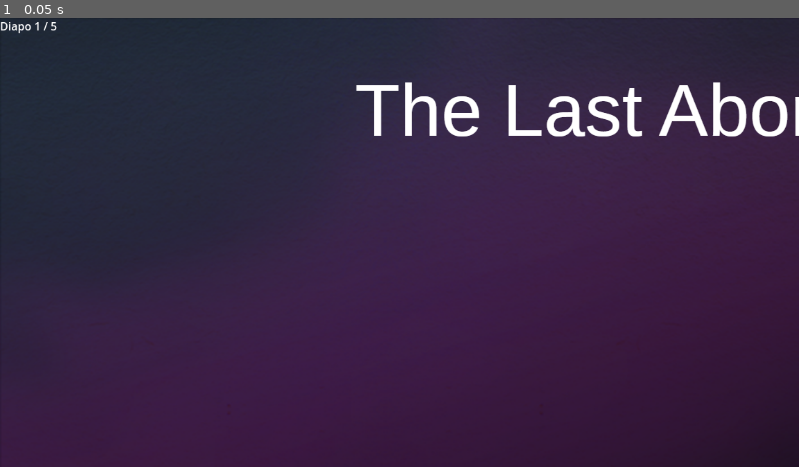
Above: before the commit, frame 1.
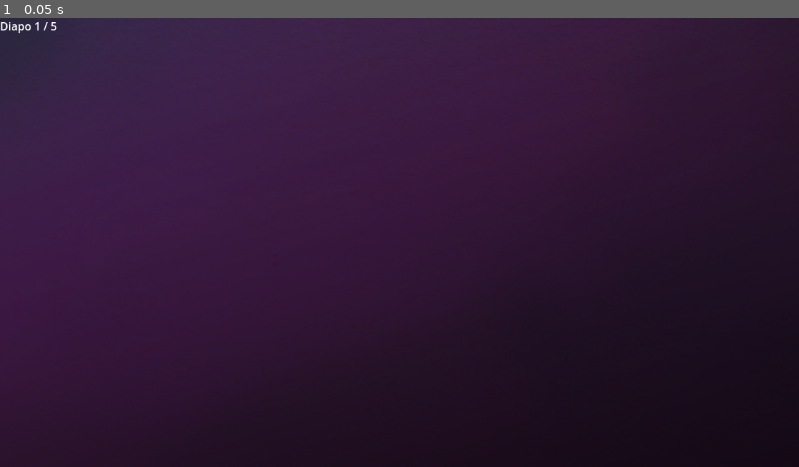
Above: after the commit, the same moment.

Repository: Gabi-Zar/The-Last-Aborigene
Game: Godot game, scene res://scene/diaporama.tscn
Same seed, same stepped clock (60 frames per second), same inputs: the game is played once before the commit and once after it. This scene is started directly instead of the project's main scene.
Inputs:
- Up to frame 1 (0.05 s): no input

The runs differ from the first frame. In frame 1, 38% of the frame differs, in the area x 0-100%, y 0-100%.

Commit message:
fix diapositive not on fullscreen

Diff:
--- a/scene/diaporama.tscn
+++ b/scene/diaporama.tscn
@@ -14,65 +14,92 @@
 script = ExtResource("1_j4cdv")
 
 [node name="TextureRect1" type="TextureRect" parent="."]
-layout_mode = 0
-offset_right = 40.0
-offset_bottom = 40.0
+layout_mode = 1
+anchors_preset = 15
+anchor_right = 1.0
+anchor_bottom = 1.0
+grow_horizontal = 2
+grow_vertical = 2
 texture = ExtResource("1_2byv8")
 
 [node name="TextureRect2" type="TextureRect" parent="."]
 visible = false
-layout_mode = 0
-offset_right = 40.0
-offset_bottom = 40.0
+layout_mode = 1
+anchors_preset = 15
+anchor_right = 1.0
+anchor_bottom = 1.0
+grow_horizontal = 2
+grow_vertical = 2
 texture = ExtResource("2_j4cdv")
 
 [node name="TextureRect3" type="TextureRect" parent="."]
 visible = false
-layout_mode = 0
-offset_right = 40.0
-offset_bottom = 40.0
+layout_mode = 1
+anchors_preset = 15
+anchor_right = 1.0
+anchor_bottom = 1.0
+grow_horizontal = 2
+grow_vertical = 2
 texture = ExtResource("1_2byv8")
 
 [node name="TextureRect4" type="TextureRect" parent="."]
 visible = false
-layout_mode = 0
-offset_right = 40.0
-offset_bottom = 40.0
+layout_mode = 1
+anchors_preset = 15
+anchor_right = 1.0
+anchor_bottom = 1.0
+grow_horizontal = 2
+grow_vertical = 2
 texture = ExtResource("1_2byv8")
 
 [node name="TextureRect5" type="TextureRect" parent="."]
 visible = false
-layout_mode = 0
-offset_right = 40.0
-offset_bottom = 40.0
+layout_mode = 1
+anchors_preset = 15
+anchor_right = 1.0
+anchor_bottom = 1.0
+grow_horizontal = 2
+grow_vertical = 2
 texture = ExtResource("1_2byv8")
 
 [node name="TextureRect6" type="TextureRect" parent="."]
 visible = false
-layout_mode = 0
-offset_right = 40.0
-offset_bottom = 40.0
+layout_mode = 1
+anchors_preset = 15
+anchor_right = 1.0
+anchor_bottom = 1.0
+grow_horizontal = 2
+grow_vertical = 2
 texture = ExtResource("1_2byv8")
 
 [node name="TextureRect7" type="TextureRect" parent="."]
 visible = false
-layout_mode = 0
-offset_right = 40.0
-offset_bottom = 40.0
+layout_mode = 1
+anchors_preset = 15
+anchor_right = 1.0
+anchor_bottom = 1.0
+grow_horizontal = 2
+grow_vertical = 2
 texture = ExtResource("1_2byv8")
 
 [node name="TextureRect8" type="TextureRect" parent="."]
 visible = false
-layout_mode = 0
-offset_right = 40.0
-offset_bottom = 40.0
+layout_mode = 1
+anchors_preset = 15
+anchor_right = 1.0
+anchor_bottom = 1.0
+grow_horizontal = 2
+grow_vertical = 2
 texture = ExtResource("1_2byv8")
 
 [node name="TextureRect9" type="TextureRect" parent="."]
 visible = false
-layout_mode = 0
-offset_right = 40.0
-offset_bottom = 40.0
+layout_mode = 1
+anchors_preset = 15
+anchor_right = 1.0
+anchor_bottom = 1.0
+grow_horizontal = 2
+grow_vertical = 2
 texture = ExtResource("1_2byv8")
 
 [node name="LabelDiapo" type="Label" parent="."]
